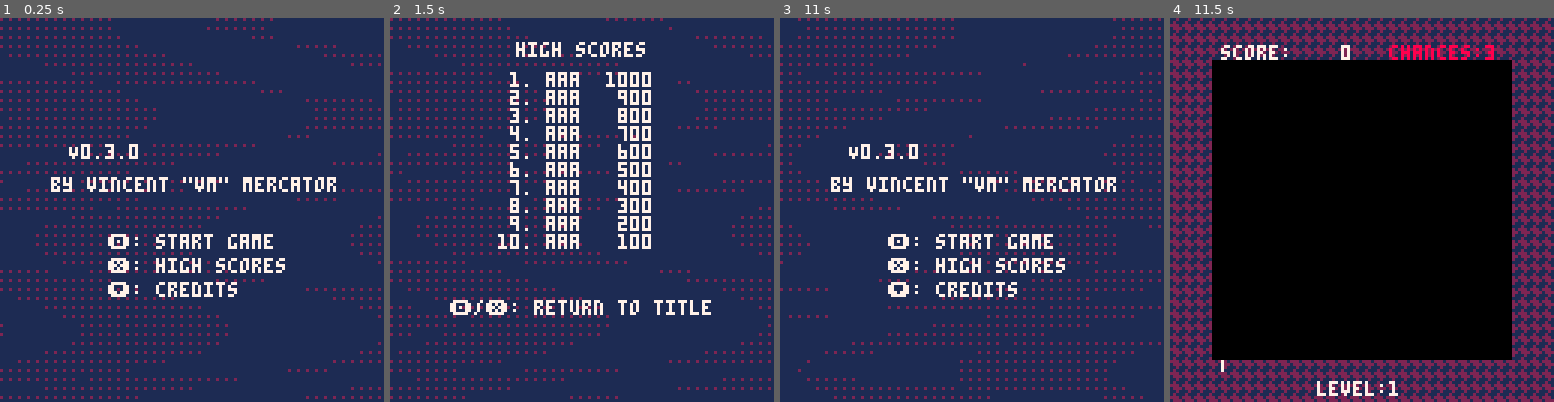
Above: before the commit, frames 1-4 (left to right).
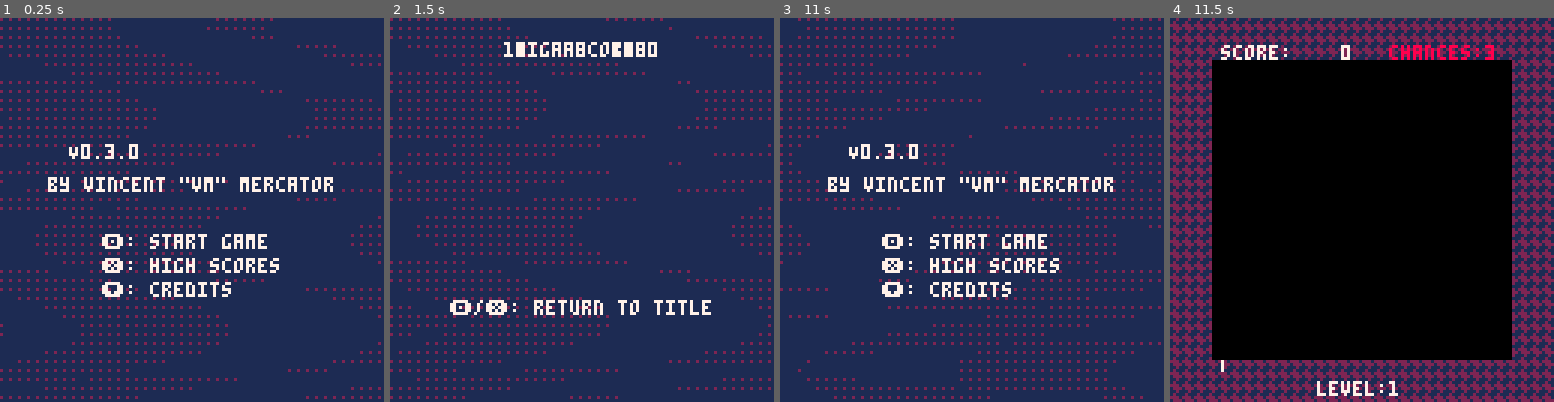
Above: after the commit, the same moments.

Repository: vm70/stratagem
Game: PICO-8 cartridge src/main.p8
Same seed, same stepped clock (60 frames per second), same inputs: the game is played once before the commit and once after it.
Inputs:
- Up to frame 1 (0.25 s): no input
- Up to frame 2 (1.5 s): tap X (X key) at 0.33, 1.07 s; tap O (Z key) at 0.7 s
- Up to frame 3 (11 s): hold Right 1.6-2.1 s; tap O (Z key) every 0.4 s from 1.7 to 10.9 s; tap X (X key) every 1.12 s from 1.85 to 10.78 s; hold Up 2.15-2.42 s; hold Right 2.47-3.03 s; hold Left 3.08-3.58 s; hold Down 3.63-3.97 s; hold Right 4.02-4.68 s; hold Up 4.73-5.03 s; hold Left 5.08-5.68 s; hold Down 5.73-6.03 s; hold Right 6.08-6.58 s; hold Right 6.63-7.13 s; hold Up 7.18-7.45 s; hold Right 7.5-8.07 s; hold Left 8.12-8.62 s; hold Down 8.67-9 s; hold Right 9.05-9.72 s; hold Up 9.77-10.07 s; hold Left 10.12-10.72 s; hold Down from 10.77 s (still down)
- Up to frame 4 (11.5 s): release Down at 11.07 s; hold Right from 11.12 s (still down); tap O (Z key) at 11.3 s

The runs differ from the first frame. In frame 1, 3.9% of the frame differs, in the area x 12-88%, y 41-73%; in frame 2, 5.4%, in the area x 28-70%, y 6-61%; in frame 3, 3.9%; in frame 4, nothing differs.

Commit message:
Fix #33: use off-screen printing to calculate text width

Diff:
--- a/src/ui.lua
+++ b/src/ui.lua
@@ -26,6 +26,16 @@
 -- 0010 -> 2
 BG_PATTERNS = { 0x4E72, 0xE724, 0x724E, 0x24E7 }
 
+-- print with the anchor at the top-center
+---@param str string
+---@param x integer
+---@param y integer
+---@param col integer
+function Printc(str, x, y, col)
+	local width = print(str, -128, -128) + 128
+	print(str, x - width / 2, y, col)
+end
+---
 -- draw the cursor on the grid
 ---@param player Player
 ---@param color integer
@@ -117,21 +127,19 @@
 -- draw the leaderboard
 ---@param leaderboard HighScore[]
 function DrawLeaderboard(leaderboard)
-	-- 11 chars * 3 + 10 gaps = 43 px
-	print("high scores", 42, 8, 7)
+	Printc("high scores", 64, 8, 7)
 	for i, score in ipairs(leaderboard) do
 		-- use the format "XX. AAA: #####" for each score
 		-- 14 chars * 3 + 13 gaps = 55 px
 		local padded_place = LeftPad(tostr(i), " ", 2) .. ". "
 		local padded_score = LeftPad(tostr(score.score), " ", 5)
-		print(padded_place .. score.initials .. " " .. padded_score, 36, 12 + 6 * i, 7)
-	end
-	print("\142/\151: return to title", 20, 94, 7)
+		Printc(padded_place .. score.initials .. " " .. padded_score, 64, 8, 7)
+	end
+	Printc("\142/\151: return to title", 64, 94, 7)
 end
 
 function DrawCredits()
-	-- 7 chars * 3 + 6 gaps = 27
-	print("credits", 64 - 13.5, 8, 7)
+	Printc("credits", 64, 8, 7)
 	print(
 		'vincent "vm" mercator:\n lead dev,music,art\n\n@squaremango:\n gem sprite art\n\nbejeweled fans discord:\n playtesting',
 		64 - 47,
@@ -139,7 +147,7 @@
 		7
 	)
 	print("...and players like you.\nthank you!", 64 - 47, 78, 7)
-	print("\142/\151: return to title", 20, 94, 7)
+	Printc("\142/\151: return to title", 64, 94, 7)
 end
 
 -- Draw the title screen
@@ -162,10 +170,10 @@
 		TITLE_SPRITE.y_offset + TITLE_SPRITE.height + 1,
 		7
 	)
-	print('by vincent "vm" mercator', 64 - 47, TITLE_SPRITE.y_offset + TITLE_SPRITE.height + 12, 7)
-	print("\142: start game", 36, 72, 7)
-	print("\151: high scores", 36, 80, 7)
-	print("\131: credits", 36, 88, 7)
+	Printc('by vincent "vm" mercator', 64, TITLE_SPRITE.y_offset + TITLE_SPRITE.height + 12, 7)
+	Printc("\142: start game ", 64, 72, 7)
+	Printc("\151: high scores", 64, 80, 7)
+	Printc("\131: credits    ", 64, 88, 7)
 end
 
 -- Draw the point numbers for the player's match where the gems were cleared
